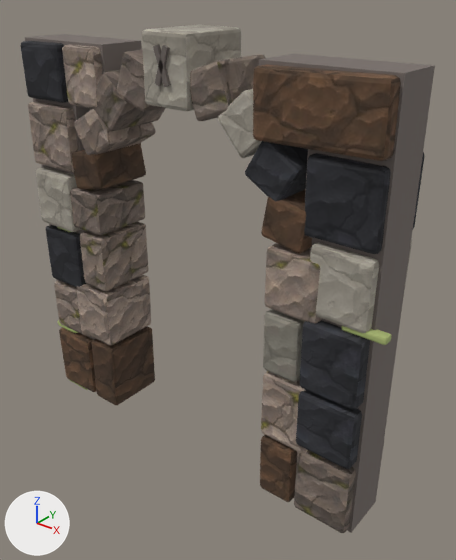
The glTF model assets/models/build/doorway__cut_stone.glb: old version first, new version second.
One viewpoint serves both versions: a 50 mm camera at (1.87, -2.1, 2.28) aimed at (0.15, 0.04, 0.96). The axes (+X, +Y, +Z) are drawn at lower left. The lights are the same throughout. The first picture is the older version. Vertices at exactly the same position are counted once.

In view in the first picture: 'model'.
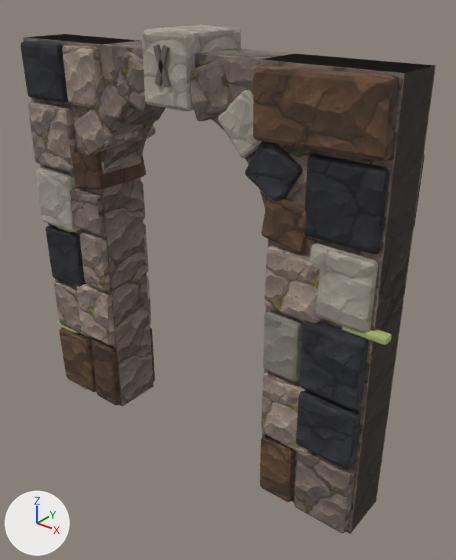
Pixel boxes (x1, y1, x2, y2) of what changed, in the pictures (456 x 560 px):
'model', reshaped
    before: (20, 25, 435, 533)
    after: (20, 25, 436, 534)
part 1 of me_cube_051, added
    after: (23, 34, 436, 534)
part 2 of me_cube_051, surface changed
    both: (21, 25, 425, 533)

Patch to the scene script:
```diff
--- a/assets/models/build/doorway__cut_stone.glb.py
+++ b/assets/models/build/doorway__cut_stone.glb.py
@@ me_cube_051 @@
 # used by ob_model
-me_cube_051.from_pydata(...)  # 2212 vertices, 4272 faces; spans x -1.01..1.06, y -0.2..0.18, z -0.01..2.08
+me_cube_051.from_pydata(...)  # 2270 vertices, 4384 faces; spans x -1.01..1.06, y -0.2..0.18, z -0.01..2.08
+# me_cube_051 part 1: a new loose piece of 58 vertices spanning x -1.0..1.0, y -0.13..0.13, z 0.0..2.0, in mat_stone_b (picture img_stone_b)
+# me_cube_051 part 2: 3240 kept faces spanning x -0.99..0.99, y -0.18..0.18, z 0.01..2.08 get new texture (UV) coordinates
 me_cube_051.materials.append(mat_stone_c)
```
